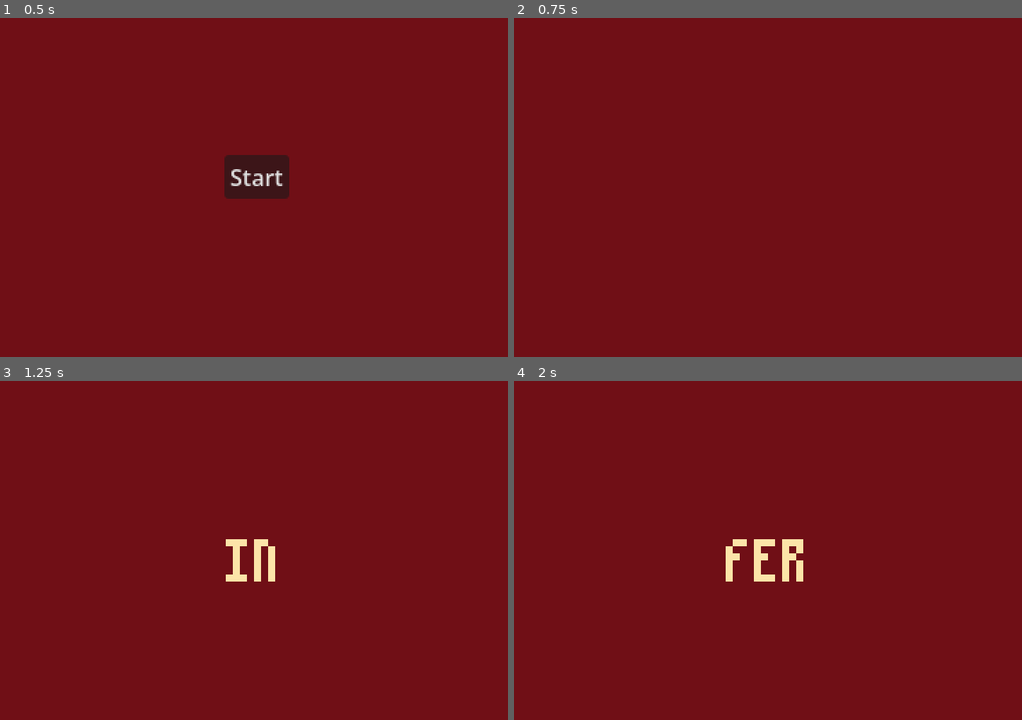
Above: before the commit, frames 1-4 (two rows, left to right).
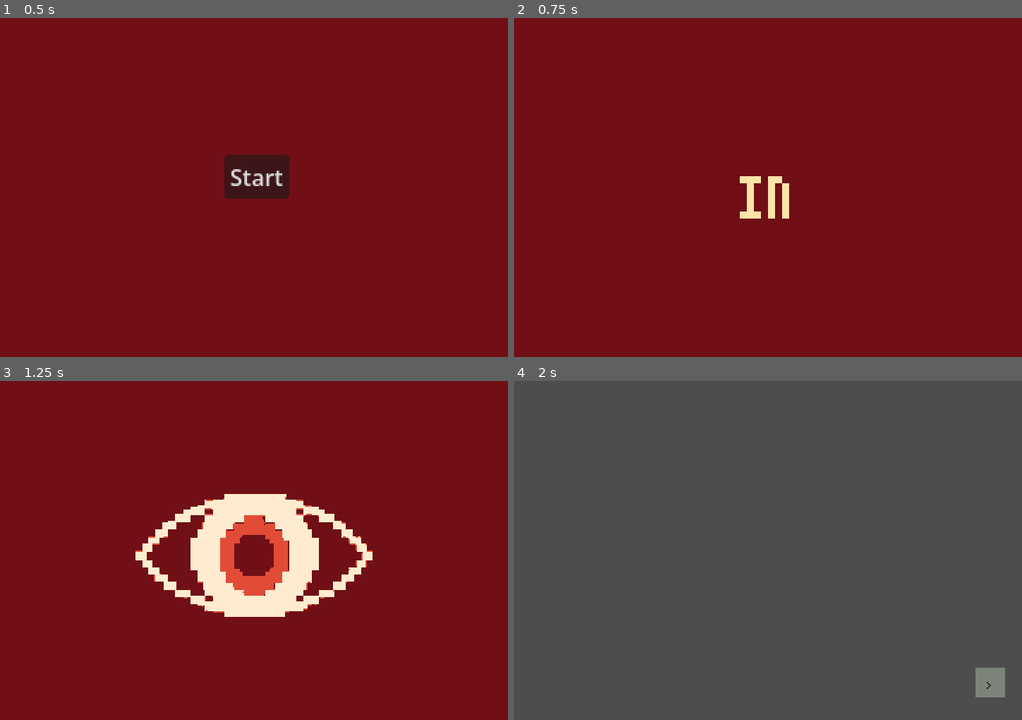
Above: after the commit, the same moments.

Repository: LawrenceHollom/godot-inferno
Game: Godot game, scene res://scenes/toplevel/main_menu.tscn
The game is run twice, just before and just after one commit, with the same random seed, the same clock (stepped at 60 frames per second) and the same inputs.
Inputs:
- Up to frame 1 (0.5 s): no input
- Up to frame 2 (0.75 s): click "Start" at 0.5 s
- Up to frame 3 (1.25 s): no input
- Up to frame 4 (2 s): tap Enter (enter) at 1.25 s; hold D (right) from 1.28 s (still down); hold Enter (enter) from 1.28 s (still down)

Frame 1 is identical in both runs. In frame 2, 0.6% of the frame differs, in the area x 44-55%, y 46-60%; in frame 3, 8.7%; in frame 4, 100%, in the area x 0-100%, y 0-100%.

Commit message:
Better books

Diff:
--- /dev/null
+++ b/scenes/babel/babel_room.gd
@@ -0,0 +1,47 @@
+extends Control
+
+class_name BabelRoom
+
+# This is an entirely visual class, with no direct gameplay functionality
+
+@export var bookcases: Array[Bookcase]
+
+const Y_OFF: float = 144
+const X_OFF: float = 48
+
+const MOVE_DURATION: float = 0.5
+
+signal move_finished
+
+func setup_for_room(room_code: String):
+	for i in len(bookcases):
+		bookcases[i].configure(room_code, i)
+
+func get_offset_for_room_move(door: int) -> Vector2:
+	match door:
+		0:
+			return Vector2(0, Y_OFF)
+		1:
+			return Vector2(-X_OFF, -Y_OFF)
+		2:
+			return Vector2(0, -Y_OFF)
+		3:
+			return Vector2(X_OFF, -Y_OFF)
+	return Vector2(99, 99)
+
+func slerp_in(door: int) -> void:
+	position = get_offset_for_room_move(door)
+	visible = true
+	var tween := create_tween()
+	tween.tween_property(self, "position", Vector2.ZERO, MOVE_DURATION)
+	tween.tween_callback(move_finished.emit)
+
+
+func slerp_out(door: int) -> void:
+	position = Vector2.ZERO
+	visible = true
+	var target: Vector2 = -get_offset_for_room_move(door)
+	var tween := create_tween()
+	tween.tween_property(self, "position", target, MOVE_DURATION)
+	tween.tween_property(self, "visible", false, 0)
+	tween.tween_callback(move_finished.emit)
--- a/scenes/babel/babel_room.tscn
+++ b/scenes/babel/babel_room.tscn
@@ -1,6 +1,8 @@
 [gd_scene format=3 uid="uid://bt5g7f5qviv6i"]
 
+[ext_resource type="Script" uid="uid://doxytdm0r4tcu" path="res://scenes/babel/babel_room.gd" id="1_7y271"]
 [ext_resource type="Texture2D" uid="uid://o8qi8dtlbkup" path="res://assets/backgrounds/babel.png" id="1_ffjih"]
+[ext_resource type="PackedScene" uid="uid://db1r42t1fegtc" path="res://scenes/babel/bookcase.tscn" id="3_pda4t"]
 
 [node name="BabelRoom" type="Control" unique_id=1779074826]
 layout_mode = 3
@@ -9,6 +11,7 @@
 anchor_bottom = 1.0
 grow_horizontal = 2
 grow_vertical = 2
+script = ExtResource("1_7y271")
 
 [node name="CenterContainer" type="CenterContainer" parent="." unique_id=1491147776]
 layout_mode = 1
@@ -21,3 +24,51 @@
 [node name="TextureRect" type="TextureRect" parent="CenterContainer" unique_id=1684834464]
 layout_mode = 2
 texture = ExtResource("1_ffjih")
+
+[node name="GridContainer" type="GridContainer" parent="CenterContainer/TextureRect" unique_id=1660726556]
+layout_mode = 1
+anchors_preset = 8
+anchor_left = 0.5
+anchor_top = 0.5
+anchor_right = 0.5
+anchor_bottom = 0.5
+offset_left = -8.0
+offset_top = -16.0
+offset_right = 8.0
+offset_bottom = 16.0
+grow_horizontal = 2
+grow_vertical = 2
+theme_override_constants/h_separation = 16
+theme_override_constants/v_separation = 16
+columns = 4
+
+[node name="Bookcase0" parent="CenterContainer/TextureRect/GridContainer" unique_id=1437709389 instance=ExtResource("3_pda4t")]
+layout_mode = 2
+
+[node name="Bookcase1" parent="CenterContainer/TextureRect/GridContainer" unique_id=123054513 instance=ExtResource("3_pda4t")]
+layout_mode = 2
+case_number = 1
+
+[node name="Bookcase2" parent="CenterContainer/TextureRect/GridContainer" unique_id=1151924135 instance=ExtResource("3_pda4t")]
+layout_mode = 2
+case_number = 2
+
+[node name="Bookcase3" parent="CenterContainer/TextureRect/GridContainer" unique_id=2111135011 instance=ExtResource("3_pda4t")]
+layout_mode = 2
+case_number = 3
+
+[node name="Bookcase4" parent="CenterContainer/TextureRect/GridContainer" unique_id=799055982 instance=ExtResource("3_pda4t")]
+layout_mode = 2
+case_number = 4
+
+[node name="Bookcase5" parent="CenterContainer/TextureRect/GridContainer" unique_id=2045175262 instance=ExtResource("3_pda4t")]
+layout_mode = 2
+case_number = 5
+
+[node name="Bookcase6" parent="CenterContainer/TextureRect/GridContainer" unique_id=1469838812 instance=ExtResource("3_pda4t")]
+layout_mode = 2
+case_number = 6
+
+[node name="Bookcase7" parent="CenterContainer/TextureRect/GridContainer" unique_id=638102687 instance=ExtResource("3_pda4t")]
+layout_mode = 2
+case_number = 7
--- a/scenes/babel/book.gd
+++ b/scenes/babel/book.gd
@@ -3,7 +3,7 @@
 
 const BOOK_WIDTH: int = 15
 const BOOK_HEIGHT: int = 45
-const BOOK_SIZE := Vector2(BOOK_WIDTH, BOOK_HEIGHT)
+const BOOK_SIZE := Vector2i(BOOK_WIDTH, BOOK_HEIGHT)
 
 @export var room_code: String = "0"
 @export_range(0, 3, 1) var shelf_number: int = 0
@@ -34,41 +34,11 @@
 
 
 func _update_texture() -> void:
-	if book_atlas == null:
-		push_warning("Book has no texture atlas assigned.")
-		return
-
-	var atlas_width: int = book_atlas.get_width()
-	var atlas_height: int = book_atlas.get_height()
-	if atlas_width % BOOK_WIDTH != 0 or atlas_height % BOOK_HEIGHT != 0:
-		push_error(
-			"Book atlas dimensions must be multiples of %dx%d; got %dx%d."
-			% [BOOK_WIDTH, BOOK_HEIGHT, atlas_width, atlas_height]
-		)
-		return
-
-	var columns: int = atlas_width / BOOK_WIDTH
-	var rows: int = atlas_height / BOOK_HEIGHT
-	var image_count: int = columns * rows
-	var image_index: int = GlobalState.book_controller.get_deterministic_index(
+	texture = BookAtlas.get_book_texture(
+		book_atlas,
+		BOOK_SIZE,
 		room_code,
 		shelf_number,
 		book_number,
 		case_number,
-		image_count,
-		"image",
 	)
-	if image_index < 0:
-		return
-
-	var column: int = image_index % columns
-	var row: int = image_index / columns
-	var selected_texture := AtlasTexture.new()
-	selected_texture.atlas = book_atlas
-	selected_texture.region = Rect2(
-		column * BOOK_WIDTH,
-		row * BOOK_HEIGHT,
-		BOOK_WIDTH,
-		BOOK_HEIGHT,
-	)
-	texture = selected_texture
--- /dev/null
+++ b/scenes/babel/book_atlas.gd
@@ -0,0 +1,53 @@
+class_name BookAtlas
+extends RefCounted
+
+
+## Returns the atlas region selected for a book's physical location.
+## Atlases with the same number and ordering of images will select matching art,
+## even when their individual image sizes differ.
+static func get_book_texture(
+	book_atlas: Texture2D,
+	book_size: Vector2i,
+	room_code: String,
+	shelf_number: int,
+	book_number: int,
+	case_number: int,
+) -> AtlasTexture:
+	if book_atlas == null:
+		push_warning("Book has no texture atlas assigned.")
+		return null
+	if book_size.x <= 0 or book_size.y <= 0:
+		push_error("Book image dimensions must be positive.")
+		return null
+
+	var atlas_width: int = book_atlas.get_width()
+	var atlas_height: int = book_atlas.get_height()
+	if atlas_width % book_size.x != 0 or atlas_height % book_size.y != 0:
+		push_error(
+			"Book atlas dimensions must be multiples of %dx%d; got %dx%d."
+			% [book_size.x, book_size.y, atlas_width, atlas_height]
+		)
+		return null
+
+	var columns: int = atlas_width / book_size.x
+	var rows: int = atlas_height / book_size.y
+	var image_index: int = GlobalState.book_controller.get_deterministic_index(
+		room_code,
+		shelf_number,
+		book_number,
+		case_number,
+		columns * rows,
+		"image",
+	)
+	if image_index < 0:
+		return null
+
+	var selected_texture := AtlasTexture.new()
+	selected_texture.atlas = book_atlas
+	selected_texture.region = Rect2(
+		(image_index % columns) * book_size.x,
+		(image_index / columns) * book_size.y,
+		book_size.x,
+		book_size.y,
+	)
+	return selected_texture
--- a/scenes/babel/book_overlay.gd
+++ b/scenes/babel/book_overlay.gd
@@ -175,7 +175,6 @@
 	)
 	highlight.hide()
 	book_container.show()
-	print("Are we running anything here? text = ", full_text)
 	book_pages = _paginate_text(full_text)
 	current_page = 0
 	_show_current_page()
--- /dev/null
+++ b/scenes/babel/bookcase.gd
@@ -0,0 +1,62 @@
+extends Control
+
+class_name Bookcase
+
+const SHELF_COUNT: int = 4
+const BOOKS_PER_SHELF: int = 7
+const SMALL_BOOK_SIZE := Vector2i(2, 6)
+
+@export var room_code: String = "0"
+@export var case_number: int = 0
+@export var book_atlas: Texture2D
+
+@export var grid: GridContainer
+
+var books: Array[TextureRect] = []
+
+
+func _ready() -> void:
+	grid.columns = BOOKS_PER_SHELF
+	_create_books()
+	_update_textures()
+
+
+## Sets the location represented by this bookcase. This may be called before or
+## after the scene is added to the tree.
+func configure(new_room_code: String, new_case_number: int) -> void:
+	room_code = new_room_code
+	case_number = new_case_number
+	if is_node_ready():
+		_update_textures()
+	_create_books()
+	_update_textures()
+
+
+func _create_books() -> void:
+	if not books.is_empty():
+		return
+
+	for shelf_number: int in SHELF_COUNT:
+		for book_number: int in BOOKS_PER_SHELF:
+			var book := TextureRect.new()
+			book.name = "Book%d_%d" % [shelf_number + 1, book_number + 1]
+			book.custom_minimum_size = SMALL_BOOK_SIZE
+			book.expand_mode = TextureRect.EXPAND_IGNORE_SIZE
+			book.mouse_filter = Control.MOUSE_FILTER_IGNORE
+			grid.add_child(book)
+			books.append(book)
+
+
+func _update_textures() -> void:
+	for shelf_number: int in SHELF_COUNT:
+		for book_number: int in BOOKS_PER_SHELF:
+			books[shelf_number * BOOKS_PER_SHELF + book_number].texture = (
+				BookAtlas.get_book_texture(
+					book_atlas,
+					SMALL_BOOK_SIZE,
+					room_code,
+					shelf_number,
+					book_number,
+					case_number,
+				)
+			)
--- /dev/null
+++ b/scenes/babel/bookcase.tscn
@@ -0,0 +1,31 @@
+[gd_scene format=3 uid="uid://db1r42t1fegtc"]
+
+[ext_resource type="Script" uid="uid://bolhyd2entwsu" path="res://scenes/babel/bookcase.gd" id="1_6rtst"]
+[ext_resource type="Texture2D" uid="uid://2bvupksfbjiu" path="res://assets/game/small_books.png" id="2_books"]
+
+[node name="Bookcase" type="Control" unique_id=681979590 node_paths=PackedStringArray("grid")]
+custom_minimum_size = Vector2(16, 32)
+custom_maximum_size = Vector2(16, 32)
+layout_mode = 3
+anchors_preset = 15
+anchor_right = 1.0
+anchor_bottom = 1.0
+offset_left = 172.0
+offset_top = 104.0
+offset_right = -172.0
+offset_bottom = -104.0
+grow_horizontal = 2
+grow_vertical = 2
+script = ExtResource("1_6rtst")
+book_atlas = ExtResource("2_books")
+grid = NodePath("GridContainer")
+
+[node name="GridContainer" type="GridContainer" parent="." unique_id=242621500]
+custom_minimum_size = Vector2(14, 24)
+layout_mode = 0
+offset_left = 1.0
+offset_top = 4.0
+offset_right = 15.0
+offset_bottom = 28.0
+theme_override_constants/h_separation = 0
+theme_override_constants/v_separation = 1
--- a/scenes/game/player.gd
+++ b/scenes/game/player.gd
@@ -14,6 +14,8 @@
 
 var is_running: bool
 
+const OFFSET := Vector2(-4, 0)
+
 # Called when the node enters the scene tree for the first time.
 func _ready() -> void:
 	open_cells = []
@@ -24,13 +26,12 @@
 			var is_cell_open: bool = room_layout.is_cell_open(x, y)
 			open_cells[y].push_back(is_cell_open)
 
-	grid_position = start_pos
-	position = Vector2(grid_position * GameState.CELL_SIZE)
+	set_grid_position(start_pos)
 
 
 func set_grid_position(target: Vector2i) -> void:
 	grid_position = target
-	position = Vector2(grid_position * GameState.CELL_SIZE)
+	position = Vector2(grid_position * GameState.CELL_SIZE) + OFFSET
 
 
 func reset_to_room_start() -> void:
--- a/scenes/global.gd
+++ b/scenes/global.gd
@@ -44,6 +44,11 @@
 
 func get_room_name(room_code: String) -> String:
 	return room_namer.get_room_name(room_code)
+
+
+func get_next_room_word(room_code: String, door: int) -> String:
+	print("Getting next room thing: ", room_code, " door = ", door)
+	return room_namer.get_next_room_word(room_code, door)
 
 
 func get_book_text(room_name: String, shelf_number: int, book_number: int, case_number: int) -> String:
--- a/scenes/toplevel/babel.gd
+++ b/scenes/toplevel/babel.gd
@@ -4,6 +4,9 @@
 
 @export var player: Player
 @export var fire: Fire
+
+@export var room1: BabelRoom
+@export var room2: BabelRoom
 
 @export var room_name_label: Label
 @export var timer_label: Label
@@ -14,7 +17,12 @@
 
 @export var room_id: Array[int] # The id is a sequence of 1, 2, 3
 
+@export var room_name_labels: Array[Label]
+
 var entry_door_index: int = 0
+
+var active_room: BabelRoom
+var inactive_room: BabelRoom
 
 var time_left: int
 
@@ -24,6 +32,12 @@
 	room_id = []
 	time_left = GlobalState.BABEL_LIFETIME
 	book_overlay.visible = false
+	active_room = room1
+	inactive_room = room2
+	active_room.visible = true
+	active_room.position = Vector2.ZERO
+	inactive_room.visible = false
+	setup_room_name_labels()
 
 
 func _on_player_moved_to(pos: Vector2i) -> void:
@@ -46,6 +60,18 @@
 
 
 func move_room(door_index: int) -> void:
+	player.is_running = false
+	player.visible = false
+	for label in room_name_labels:
+		label.text = ""
+	active_room.slerp_out(door_index)
+	inactive_room.slerp_in(door_index)
+	await active_room.move_finished
+
+	var tmp: BabelRoom = active_room
+	active_room = inactive_room
+	inactive_room = tmp
+
 	if door_index == 0:
 		entry_door_index = room_id.pop_back()
 		player.set_grid_position(door_pos[entry_door_index - 1])
@@ -53,7 +79,16 @@
 		entry_door_index = 0
 		room_id.push_back(door_index)
 		player.reset_to_room_start()
+	player.is_running = true
+	player.visible = true
+	setup_room_name_labels()
+
+
+func setup_room_name_labels() -> void:
 	var room_code: String = get_room_code()
+	for i in range(3):
+		var next_word: String = GlobalState.get_next_room_word(room_code, (i + GlobalState.DECODER[len(room_code)]) % 3)
+		room_name_labels[(i + 2) % 3].text = next_word
 	room_name_label.text = GlobalState.get_room_name(room_code)
 	if room_code == EXIT_ROOM:
 		GlobalState.on_babel_win()
--- a/scenes/toplevel/babel.tscn
+++ b/scenes/toplevel/babel.tscn
@@ -28,18 +28,18 @@
 [sub_resource type="NoiseTexture2D" id="NoiseTexture2D_sd3s0"]
 noise = SubResource("FastNoiseLite_tfqr2")
 
-[sub_resource type="ShaderMaterial" id="ShaderMaterial_sd3s0"]
+[sub_resource type="ShaderMaterial" id="ShaderMaterial_uv28j"]
 resource_local_to_scene = true
 shader = ExtResource("9_uv28j")
 shader_parameter/screen_size = Vector2(360, 240)
 shader_parameter/light_colour = Color(1, 0.9254902, 0.8156863, 1)
 shader_parameter/mid_colour = Color(0.8862745, 0.29803923, 0.21568628, 1)
 shader_parameter/dark_colour = Color(0.8862745, 0.29803923, 0.21568628, 1)
-shader_parameter/intensity = 0.5050000239875
+shader_parameter/intensity = 0.0
 shader_parameter/noise_large = SubResource("NoiseTexture2D_01qhj")
 shader_parameter/noise_small = SubResource("NoiseTexture2D_sd3s0")
 
-[node name="Babel" type="Control" unique_id=1198128655 node_paths=PackedStringArray("player", "fire", "room_name_label", "timer_label", "book_overlay")]
+[node name="Babel" type="Control" unique_id=1198128655 node_paths=PackedStringArray("player", "fire", "room1", "room2", "room_name_label", "timer_label", "book_overlay", "room_name_labels")]
 layout_mode = 3
 anchors_preset = 15
 anchor_right = 1.0
@@ -50,11 +50,14 @@
 script = ExtResource("1_yrew0")
 player = NodePath("Player")
 fire = NodePath("Fire")
+room1 = NodePath("BabelRoom1")
+room2 = NodePath("BabelRoom2")
 room_name_label = NodePath("RoomNameDebug")
 timer_label = NodePath("CountdownLabel")
 book_overlay = NodePath("BookOverlay")
 door_pos = Array[Vector2i]([Vector2i(8, 3), Vector2i(11, 3), Vector2i(14, 3)])
-back_door_pos = Vector2i(6, 9)
+back_door_pos = Vector2i(11, 11)
+room_name_labels = [NodePath("HBoxContainer/Label1"), NodePath("HBoxContainer/Label2"), NodePath("HBoxContainer/Label3")]
 
 [node name="Background" type="ColorRect" parent="." unique_id=940981302]
 layout_mode = 1
@@ -65,10 +68,13 @@
 grow_vertical = 2
 color = Color(0.4392157, 0.05882353, 0.08627451, 1)
 
-[node name="BabelRoom" parent="." unique_id=1779074826 instance=ExtResource("3_vc7bp")]
+[node name="BabelRoom1" parent="." unique_id=1779074826 instance=ExtResource("3_vc7bp")]
 layout_mode = 1
-offset_left = 4.0
-offset_right = 4.0
+
+[node name="BabelRoom2" parent="." unique_id=143869391 instance=ExtResource("3_vc7bp")]
+layout_mode = 1
+offset_top = -144.0
+offset_bottom = -144.0
 
 [node name="Player" parent="." unique_id=427023341 node_paths=PackedStringArray("room_layout") instance=ExtResource("1_jo2mu")]
 layout_mode = 1
@@ -79,17 +85,23 @@
 
 [node name="RoomLayout" parent="." unique_id=1171702860 instance=ExtResource("3_u2dd0")]
 visible = false
+position = Vector2(-4, 0)
 tile_map_data = PackedByteArray("AAAIAAUAAAABAAAAAAAIAAYAAAABAAAAAAAIAAcAAAAAAAAAAAAIAAgAAAABAAAAAAAIAAkAAAABAAAAAAAIAA …(2048 unchanged characters)…
 tile_set = SubResource("TileSet_0d36k")
 
 [node name="RoomNameDebug" type="Label" parent="." unique_id=1987154625]
-layout_mode = 0
-offset_right = 40.0
-offset_bottom = 23.0
-theme_override_colors/font_color = Color(0, 0, 0, 1)
-text = "Text"
+layout_mode = 1
+anchors_preset = 12
+anchor_top = 1.0
+anchor_right = 1.0
+anchor_bottom = 1.0
+offset_top = -13.0
+grow_horizontal = 2
+grow_vertical = 0
+horizontal_alignment = 1
 
 [node name="CountdownLabel" type="Label" parent="." unique_id=783997034]
+visible = false
 layout_mode = 0
 offset_left = 116.0
 offset_right = 156.0
@@ -97,11 +109,40 @@
 theme_override_colors/font_color = Color(0, 0, 0, 1)
 text = "100"
 
+[node name="HBoxContainer" type="HBoxContainer" parent="." unique_id=881907019]
+layout_mode = 1
+anchors_preset = 10
+anchor_right = 1.0
+offset_top = 32.0
+offset_bottom = 45.0
+grow_horizontal = 2
+alignment = 1
+
+[node name="Label1" type="Label" parent="HBoxContainer" unique_id=912992677]
+custom_minimum_size = Vector2(50, 0)
+custom_maximum_size = Vector2(50, -1)
+layout_mode = 2
+horizontal_alignment = 1
+
+[node name="Label2" type="Label" parent="HBoxContainer" unique_id=559390823]
+custom_minimum_size = Vector2(50, 0)
+custom_maximum_size = Vector2(50, -1)
+layout_mode = 2
+text = "Text"
+horizontal_alignment = 1
+
+[node name="Label3" type="Label" parent="HBoxContainer" unique_id=1755023946]
+custom_minimum_size = Vector2(50, 0)
+custom_maximum_size = Vector2(50, -1)
+layout_mode = 2
+horizontal_alignment = 1
+
 [node name="BookOverlay" parent="." unique_id=1540440884 instance=ExtResource("7_qankl")]
+visible = false
 layout_mode = 1
 
 [node name="Fire" parent="." unique_id=480503765 instance=ExtResource("8_01qhj")]
-material = SubResource("ShaderMaterial_sd3s0")
+material = SubResource("ShaderMaterial_uv28j")
 layout_mode = 1
 
 [connection signal="interacted_with" from="Player" to="." method="_on_player_interacted_with"]
--- a/scenes/toplevel/transition.gd
+++ b/scenes/toplevel/transition.gd
@@ -9,7 +9,7 @@
 @export var tree: Texture2D
 @export var flower: Texture2D
 
-const ANIMATION_DELAY: float = 0.5
+const ANIMATION_DELAY: float = 0.1
 
 # Called when the node enters the scene tree for the first time.
 func _ready() -> void:
--- a/scripts/room_namer.gd
+++ b/scripts/room_namer.gd
@@ -58,6 +58,10 @@
 	return " ".join(words)
 
 
+func get_next_room_word(room_code: String, door: int) -> String:
+	return room_words[room_code + str(door)]
+
+
 func _is_valid_room_code(room_code: String) -> bool:
 	if room_code.is_empty():
 		return false
Binary file changed: assets/backgrounds/babel.png
Binary file removed: assets/game/background.png
Binary file changed: assets/game/books.png
Binary file added: assets/game/small_books.png
Not shown, changed: assets/game/small_books.png.import
Not shown, added: scenes/babel/babel_room.gd.uid
Not shown, added: scenes/babel/book_atlas.gd.uid
Not shown, added: scenes/babel/bookcase.gd.uid
